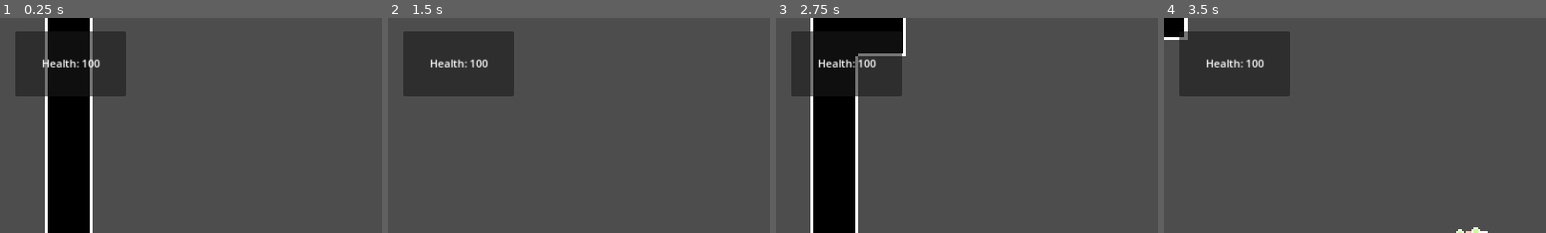
Above: before the commit, frames 1-4 (left to right).
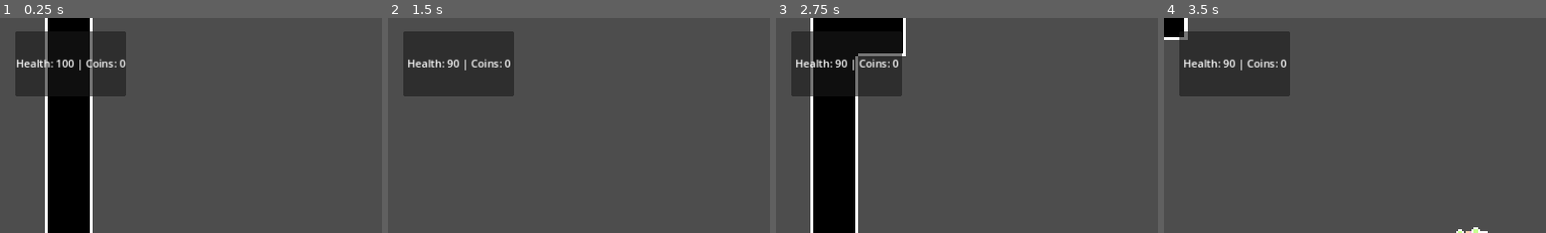
Above: after the commit, the same moments.

Repository: ShardHero/Main
Game: Godot game, scene res://scenes/level1.tscn
The game is run twice, just before and just after one commit, with the same random seed, the same clock (stepped at 60 frames per second) and the same inputs.
Inputs:
- Up to frame 1 (0.25 s): no input
- Up to frame 2 (1.5 s): tap Enter (ui_accept) at 0.5, 0.77 s; hold Right (ui_right) from 0.53 s (still down)
- Up to frame 3 (2.75 s): tap Enter (ui_accept) at 1.52 s; release Right (ui_right) at 2.03 s; hold Left (ui_left) from 2.03 s (still down)
- Up to frame 4 (3.5 s): release Left (ui_left) at 2.78 s; hold Right (ui_right) from 2.78 s (still down); tap Enter (ui_accept) at 3.02 s
The pictures show only the part of the screen within x 0-50%, y 0-50%; the shares and areas given below are measured in that part.

The runs differ from the first frame. In frame 1, 0.8% of the frame differs, in the area x 4-33%, y 19-25%; in frame 2, 0.7%; in frame 3, 0.7%; in frame 4, 0.7%.
Error before the commit: Invalid call. Nonexistent function 'update_label' in base 'Label'. (res://scenes/game_manager.gd:53)

Commit message:
Fix level1 break error: when health change break because of var_label
var_label script not attached, so can't refernce update_label function in game_manager functions. The text was incorrect as well.

Diff:
--- a/scenes/level1.tscn
+++ b/scenes/level1.tscn
@@ -1,10 +1,11 @@
-[gd_scene load_steps=17 format=3 uid="uid://cfu6qp58epi4y"]
+[gd_scene load_steps=18 format=3 uid="uid://cfu6qp58epi4y"]
 
 [ext_resource type="Texture2D" uid="uid://be6smq1lv47ux" path="res://assets/art/placeholder_tilemap.png" id="1_unyct"]
 [ext_resource type="PackedScene" uid="uid://ch2lhx4dpevpr" path="res://scenes/main_character.tscn" id="2_ff2mj"]
 [ext_resource type="PackedScene" uid="uid://sjigmrytna27" path="res://scenes/enemy.tscn" id="3_ker7w"]
 [ext_resource type="Script" path="res://scenes/game_manager.gd" id="4_3cxwl"]
 [ext_resource type="Script" path="res://scenes/death_area.gd" id="5_8xsqu"]
+[ext_resource type="Script" path="res://scenes/var_label.gd" id="5_q5mm8"]
 [ext_resource type="PackedScene" path="res://scenes/checkpoint.tscn" id="7_idqrs"]
 [ext_resource type="PackedScene" uid="uid://c25ti6th3m4d1" path="res://scenes/global.tscn" id="7_ytou0"]
 [ext_resource type="PackedScene" uid="uid://vdj4i8x4pxm1" path="res://scenes/coin.tscn" id="9_ag2iv"]
@@ -118,9 +119,11 @@
 offset_right = -9.0
 grow_horizontal = 2
 grow_vertical = 2
-text = "Health: 100"
+text = "Health: 100 | Coins: 0
+"
 horizontal_alignment = 1
 vertical_alignment = 1
+script = ExtResource("5_q5mm8")
 metadata/_edit_use_anchors_ = true
 
 [node name="Level1Floor_Area" type="Area2D" parent="."]
